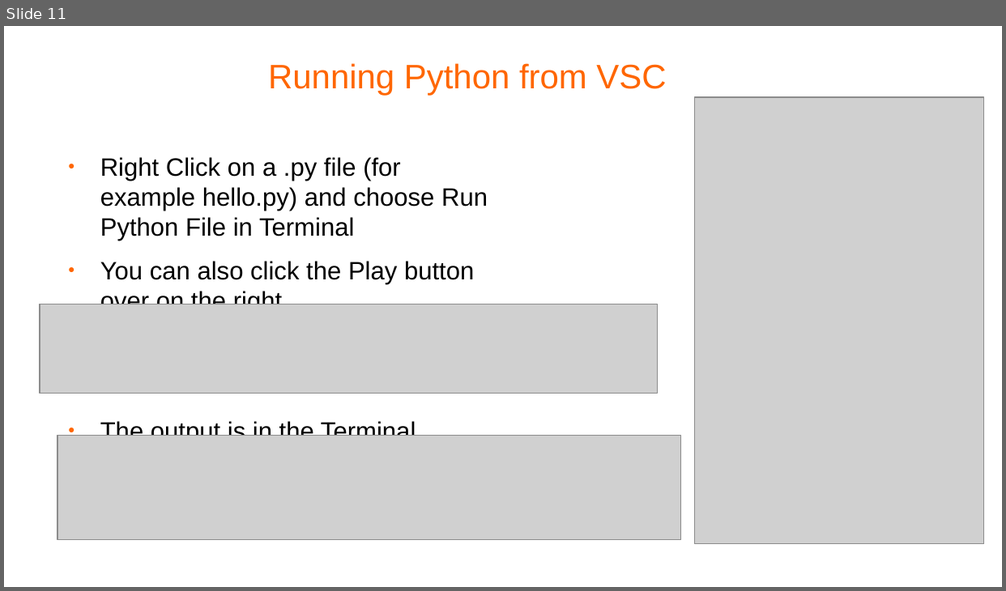
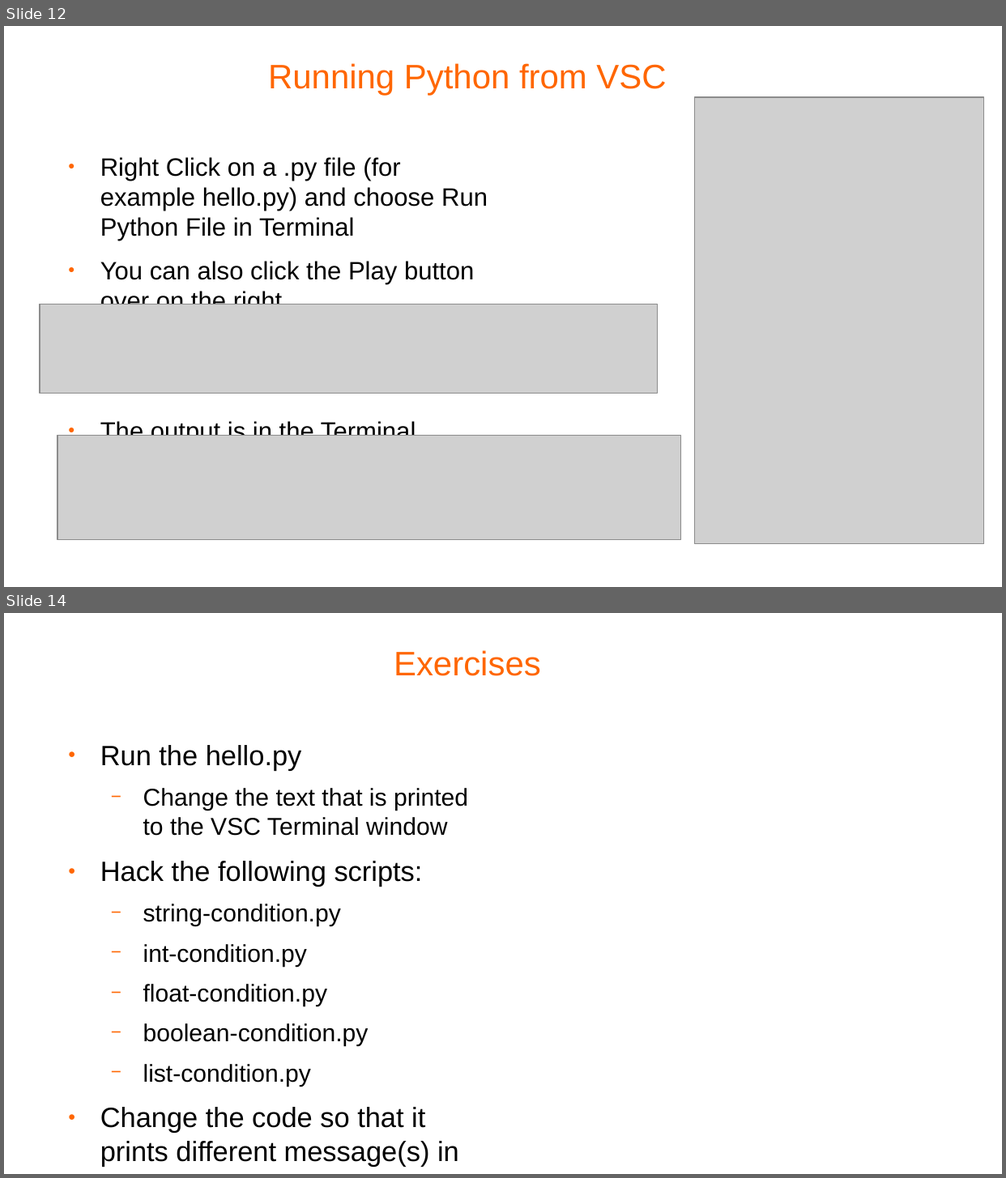
Before and after one commit to pellcorp/coding, a slide deck: docs/python coding.odp. Shown one above the other, each under a label of ours: slide 11 before the commit, slides 12 and 14 after it; the slides between them are not shown. The pictures are 1006x591 and 1006x1178 pixels, drawn with LibreOffice and Linux fonts; fonts in the diff are those of the drawing; grey boxes stand for pictures; background and template pictures are left out. Boxes give left, top, right and bottom in pixels: in the first picture for what was removed or moved away, otherwise in the second. Text is boxed around its words. In the diff, an @@ line names an element or a change of style, - is before the commit and + after.

```diff
--- a/docs/python coding.odp
+++ b/docs/python coding.odp
@@ slide 14 added at [4, 613, 1002, 1174], background #FFFFFF @@
@@ title added at [394, 650, 541, 676], 27 pt, text #FF6600 @@
+Exercises
@@ text added at [100, 745, 468, 1166], 19.4 pt, text #000000 @@
+● Run the hello.py
+  − Change the text that is printed to the VSC Terminal window
+● Hack the following scripts:
+  − string-condition.py
+  − int-condition.py
+  − float-condition.py
+  − boolean-condition.py
+  − list-condition.py
+● Change the code so that it prints different message(s) in elif and else statements.
@@ what was slide 11 is now slide 12 @@
```
Also in this commit, not shown: 2 slides changed, 2 other slides added, 1 slide removed, 3 other files.
